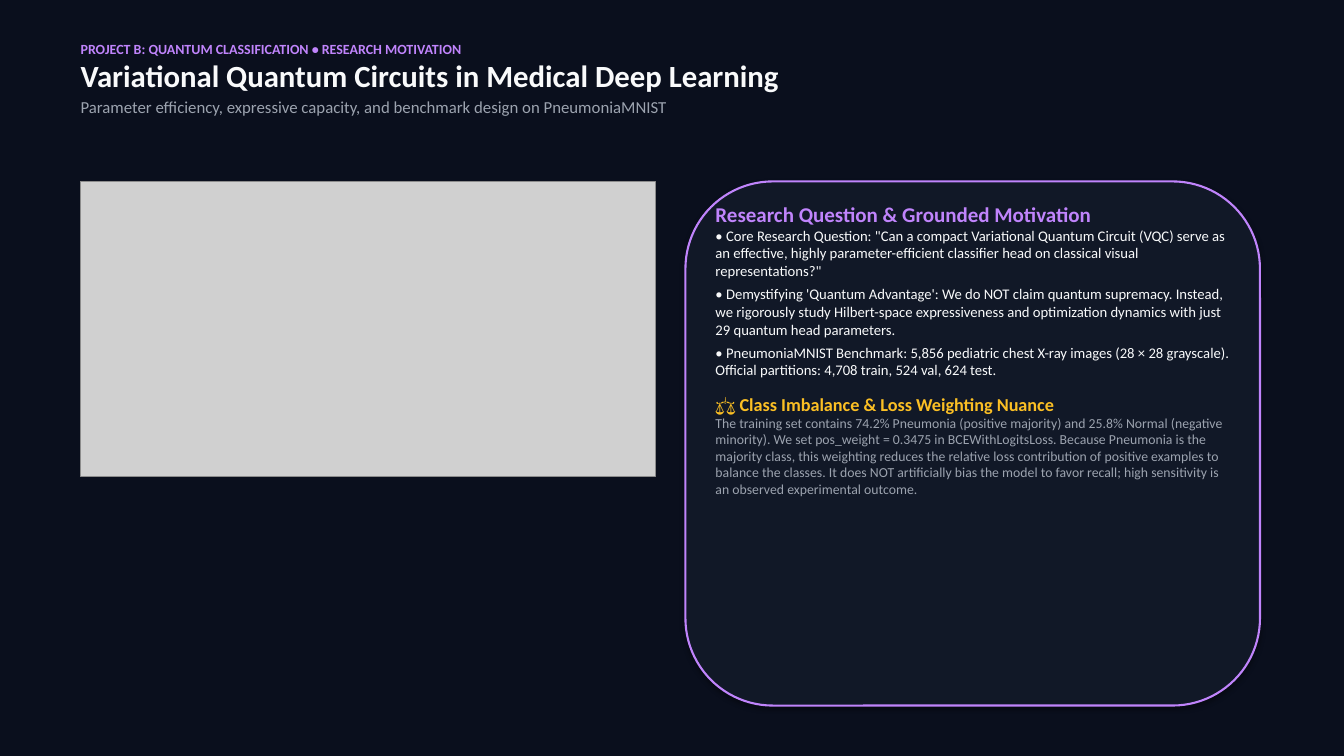
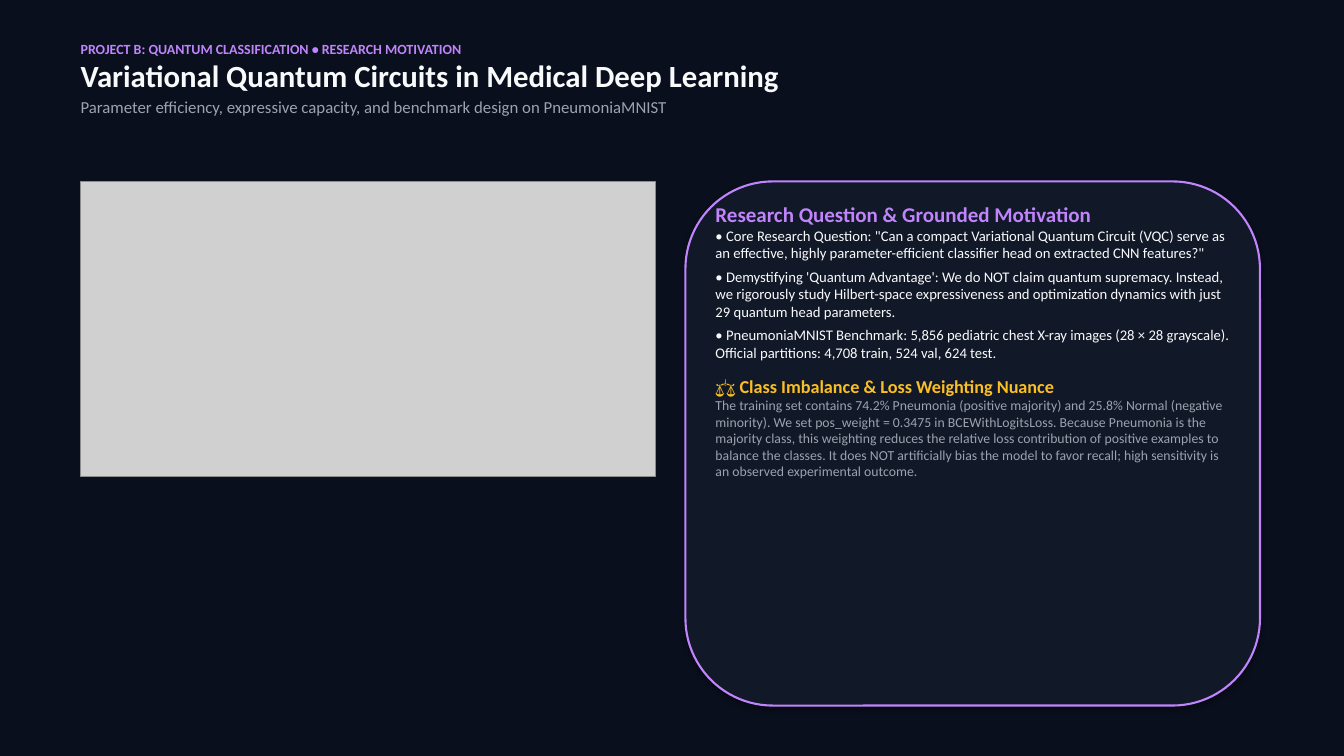
Before and after one commit to AdityaSahrawat/quantum-medical-image-classification, a slide deck: slide 9 of presentation/combined_presentation.pptx. Drawn at 1344x756 pixels with LibreOffice and Linux fonts; fonts in the diff are those of the drawing; grey boxes stand for pictures. Boxes give left, top, right and bottom in pixels: in the first picture for what was removed or moved away, otherwise in the second. Text is boxed around its words. In the diff, an @@ line names an element or a change of style, - is before the commit and + after.

```diff
--- a/presentation/combined_presentation.pptx
+++ b/presentation/combined_presentation.pptx
@@ text at <box>715,230,1225,261</box>: text changed @@
-• Core Research Question: "Can a compact Variational Quantum Circuit (VQC) serve as an effective, highly parameter-efficient classifier head on classical visual representations?"
+• Core Research Question: "Can a compact Variational Quantum Circuit (VQC) serve as an effective, highly parameter-efficient classifier head on extracted CNN features?"
```
Also in this commit, not shown: 10 other slides changed, 6 other files.
